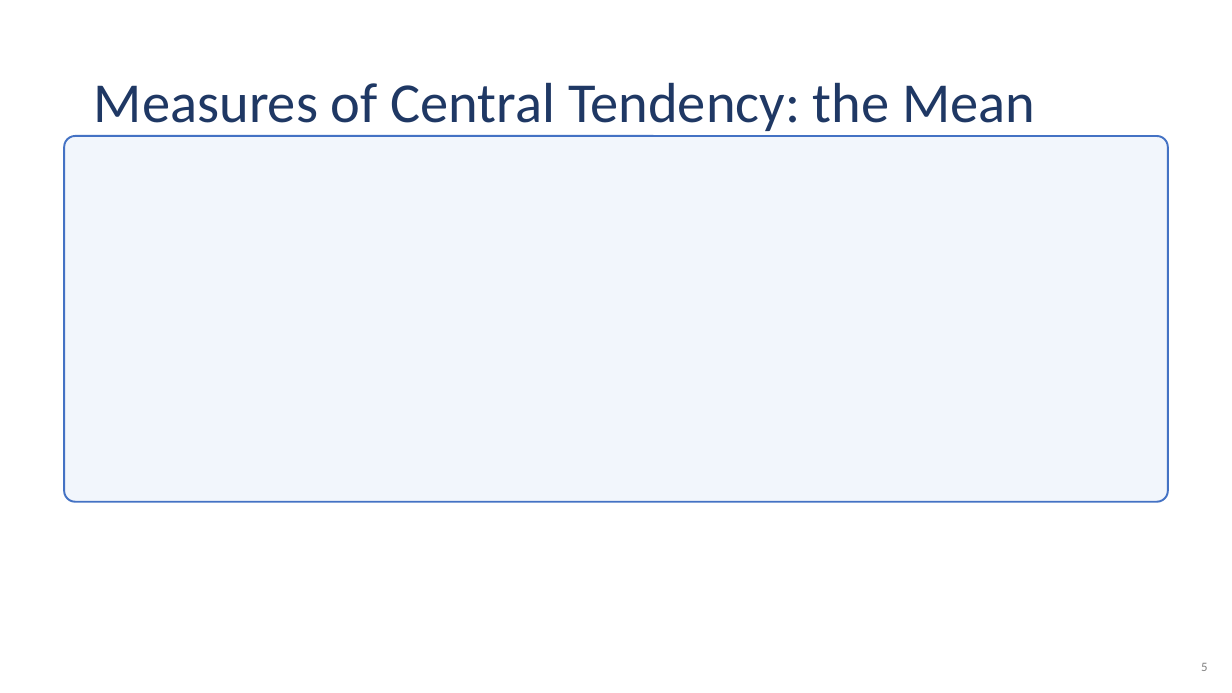
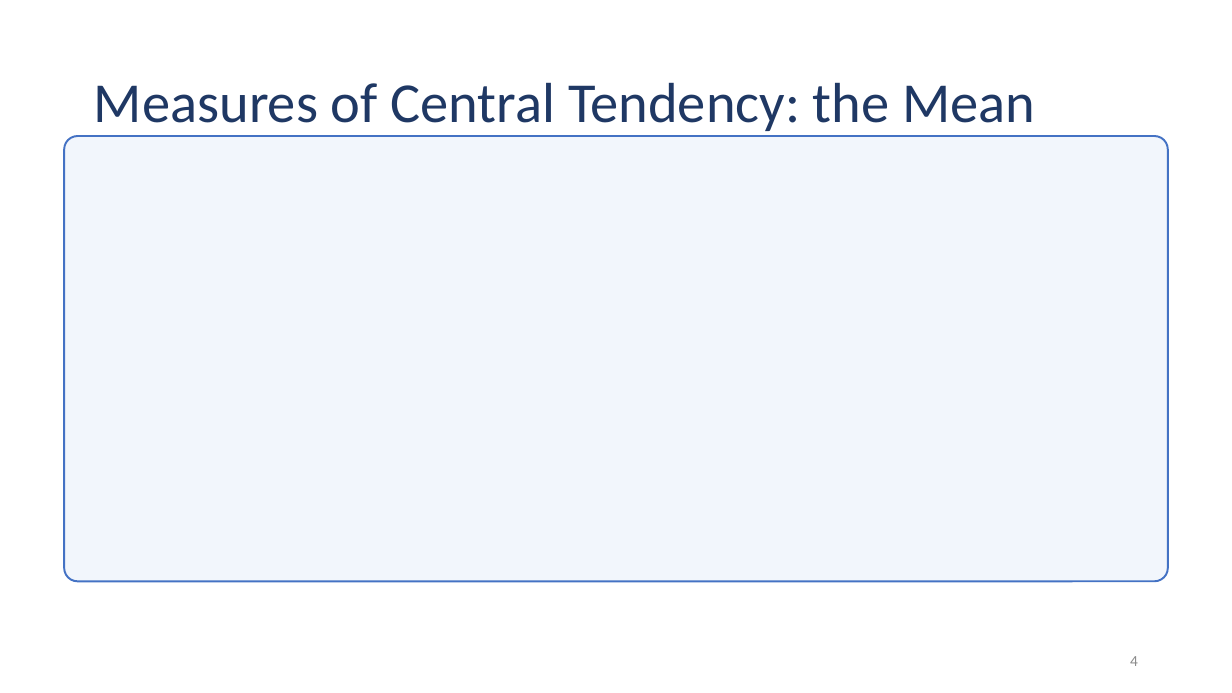
Before and after one commit to Jarred6068/Kvamme_UI_STAT251, a slide deck: slide 4 of docs/lecture_slides/Week 2/Week2_Lecture5_slides_1_19_2024.pptx (slide 5 before the commit). Drawn at 1232x693 pixels with LibreOffice and Linux fonts; fonts in the diff are those of the drawing; grey boxes stand for pictures. Boxes give left, top, right and bottom in pixels: in the first picture for what was removed or moved away, otherwise in the second. Text is boxed around its words. In the diff, an @@ line names an element or a change of style, - is before the commit and + after.

```diff
--- a/docs/lecture_slides/Week 2/Week2_Lecture5_slides_1_19_2024.pptx
+++ b/docs/lecture_slides/Week 2/Week2_Lecture5_slides_1_19_2024.pptx
@@ rounded rectangle: place and size @@
-rounded rectangle at [64, 136, 1167, 502]
+rounded rectangle at [64, 136, 1167, 581]
@@ page number added at [1130, 656, 1138, 666], 12 pt, text #8C8C8C @@
+4
@@ text removed at [1201, 663, 1207, 671] @@
-5
```
Also in this commit, not shown: 29 other slides changed, 3 slides added, 4 slides removed, 1 other file.
